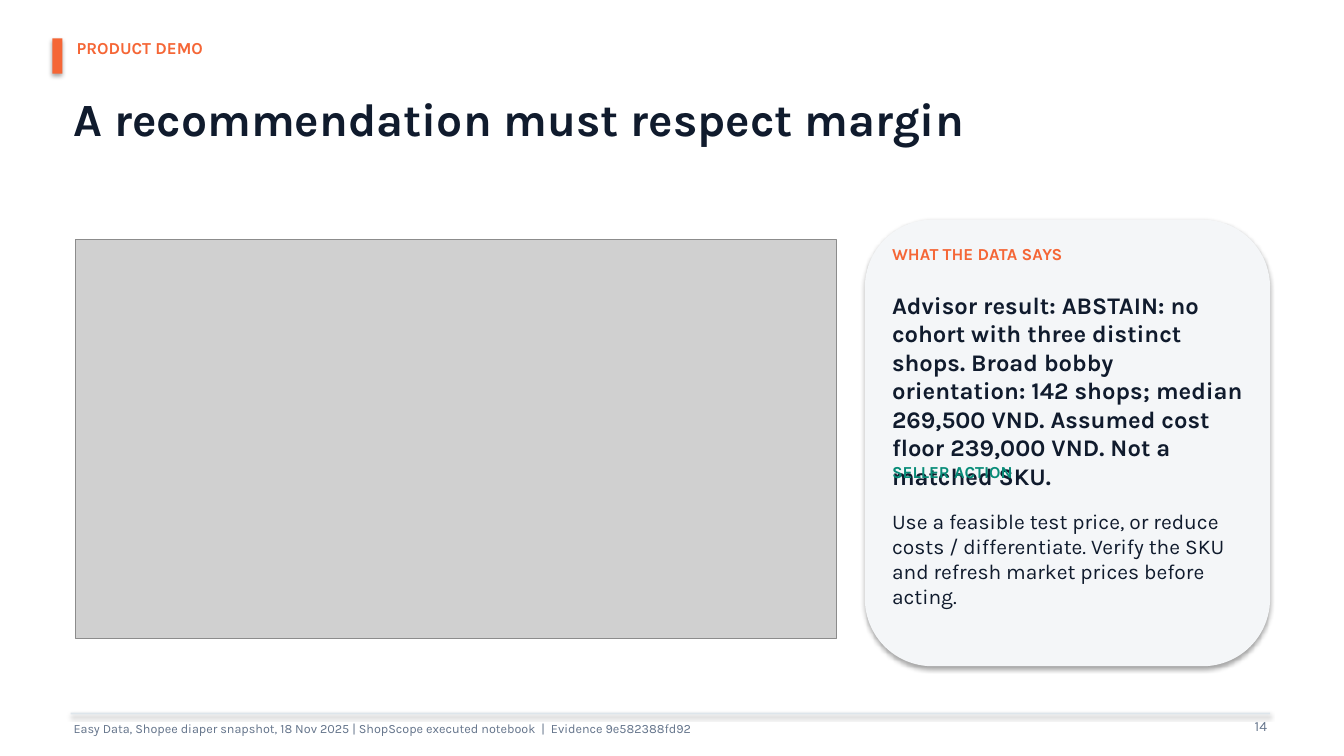
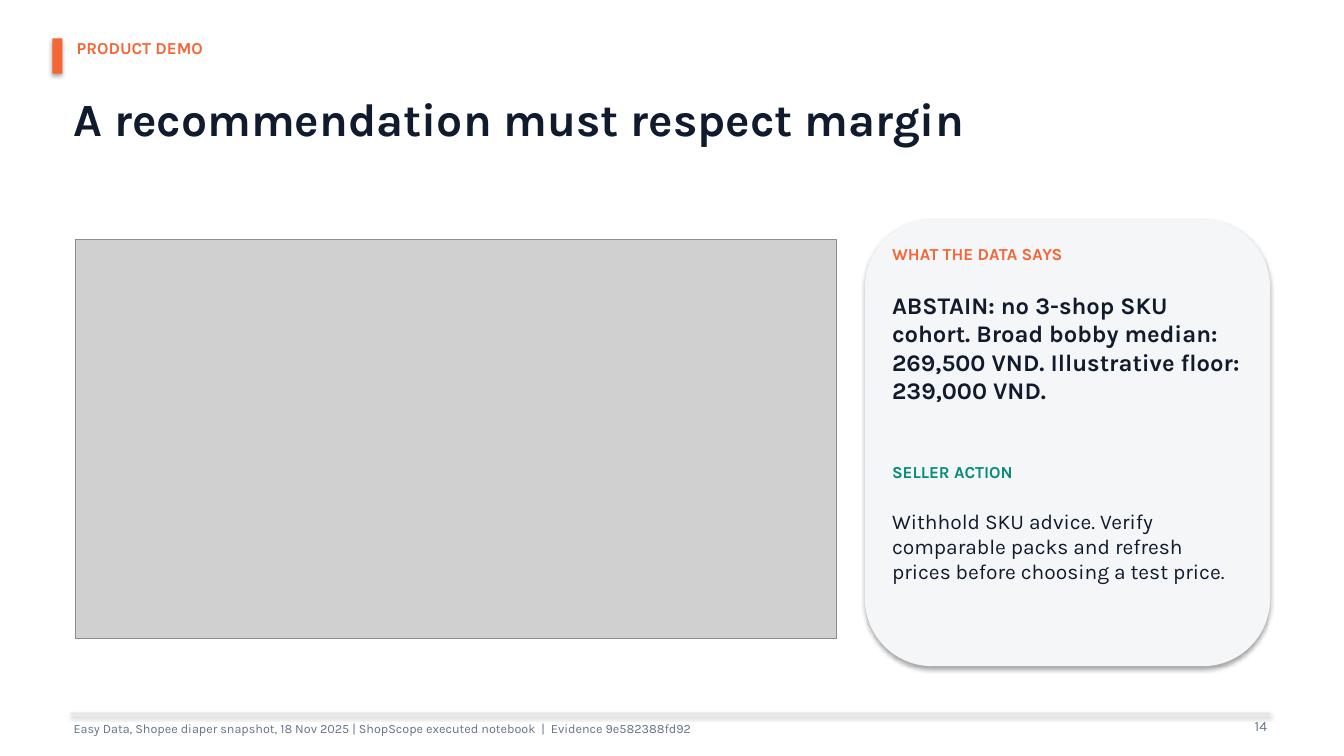
Before and after one commit to kien-test-hehe/data-entrepreneurship, a slide deck: slide 14 of reports/ShopScope_Startup_Pitch.pptx. Drawn at 1344x756 pixels with LibreOffice and Linux fonts; fonts in the diff are those of the drawing; grey boxes stand for pictures. Boxes give left, top, right and bottom in pixels: in the first picture for what was removed or moved away, otherwise in the second. Text is boxed around its words. In the diff, an @@ line names an element or a change of style, - is before the commit and + after.

```diff
--- a/reports/ShopScope_Startup_Pitch.pptx
+++ b/reports/ShopScope_Startup_Pitch.pptx
@@ text at [892, 297, 1240, 402]: text changed @@
-Advisor result: ABSTAIN: no cohort with three distinct shops. Broad bobby orientation: 142 shops; median 269,500 VND. Assumed cost floor 239,000 VND. Not a matched SKU.
+ABSTAIN: no 3-shop SKU cohort. Broad bobby median: 269,500 VND. Illustrative floor: 239,000 VND.
@@ text at [892, 514, 1224, 584]: text changed @@
-Use a feasible test price, or reduce costs / differentiate. Verify the SKU and refresh market prices before acting.
+Withhold SKU advice. Verify comparable packs and refresh prices before choosing a test price.
```
Also in this commit, not shown: 7 other files.
